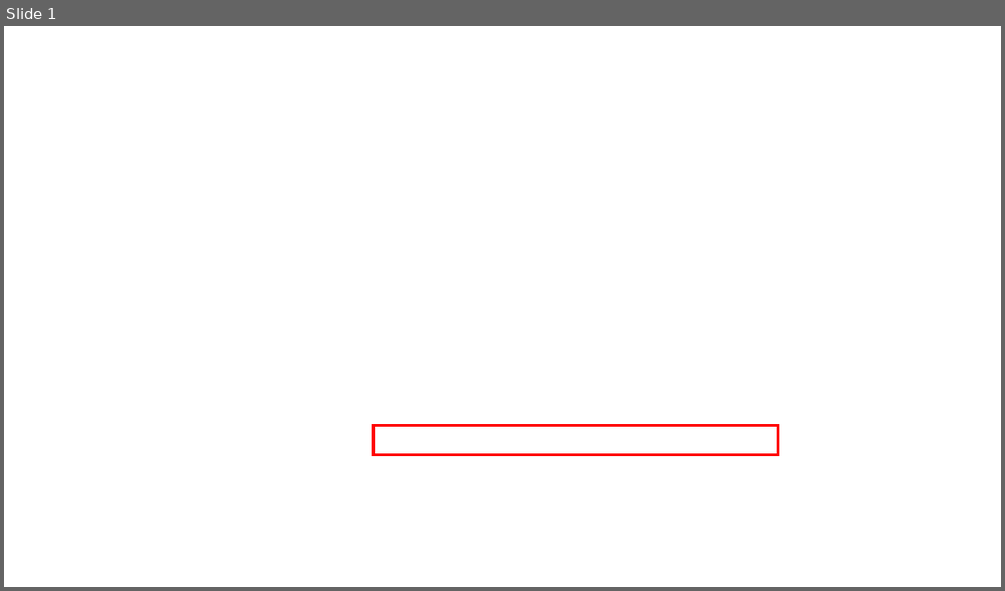
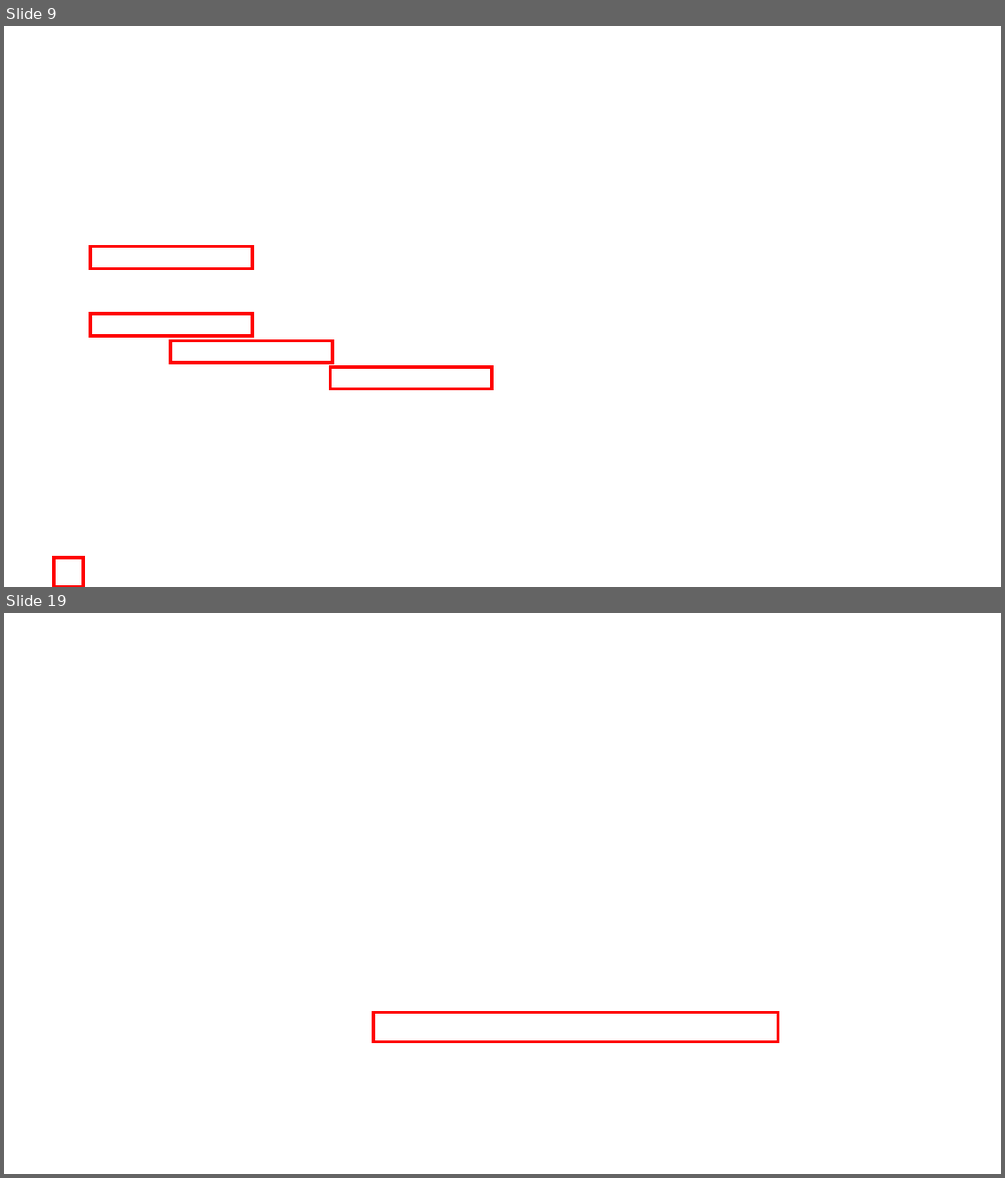
Before and after one commit to oneleo/201809NCCU-DAppTask, a slide deck: Homework_1/images/images.pptx. Shown one above the other, each under a label of ours: slide 1 before the commit, slides 9 and 19 after it; the slides between them are not shown. The pictures are 1005x591 and 1005x1178 pixels, drawn with LibreOffice and Linux fonts; fonts in the diff are those of the drawing; background and template pictures are left out. Boxes give left, top, right and bottom in pixels: in the first picture for what was removed or moved away, otherwise in the second. Text is boxed around its words. In the diff, an @@ line names an element or a change of style, - is before the commit and + after.

```diff
--- a/Homework_1/images/images.pptx
+++ b/Homework_1/images/images.pptx
@@ slide 9 added at (4, 26, 1001, 587), background picture (left out) @@
@@ rectangle added at (90, 247, 252, 269), outline #FF0000 3 pt @@
@@ rectangle added at (90, 313, 252, 337), outline #FF0000 3 pt @@
@@ rectangle added at (170, 341, 333, 363), outline #FF0000 3 pt @@
@@ rectangle added at (330, 367, 493, 389), outline #FF0000 3 pt @@
@@ rectangle added at (54, 557, 83, 587), outline #FF0000 3 pt @@
@@ what was slide 1 is now slide 19 @@
```
Also in this commit, not shown: 21 other slides added, 26 other files.
